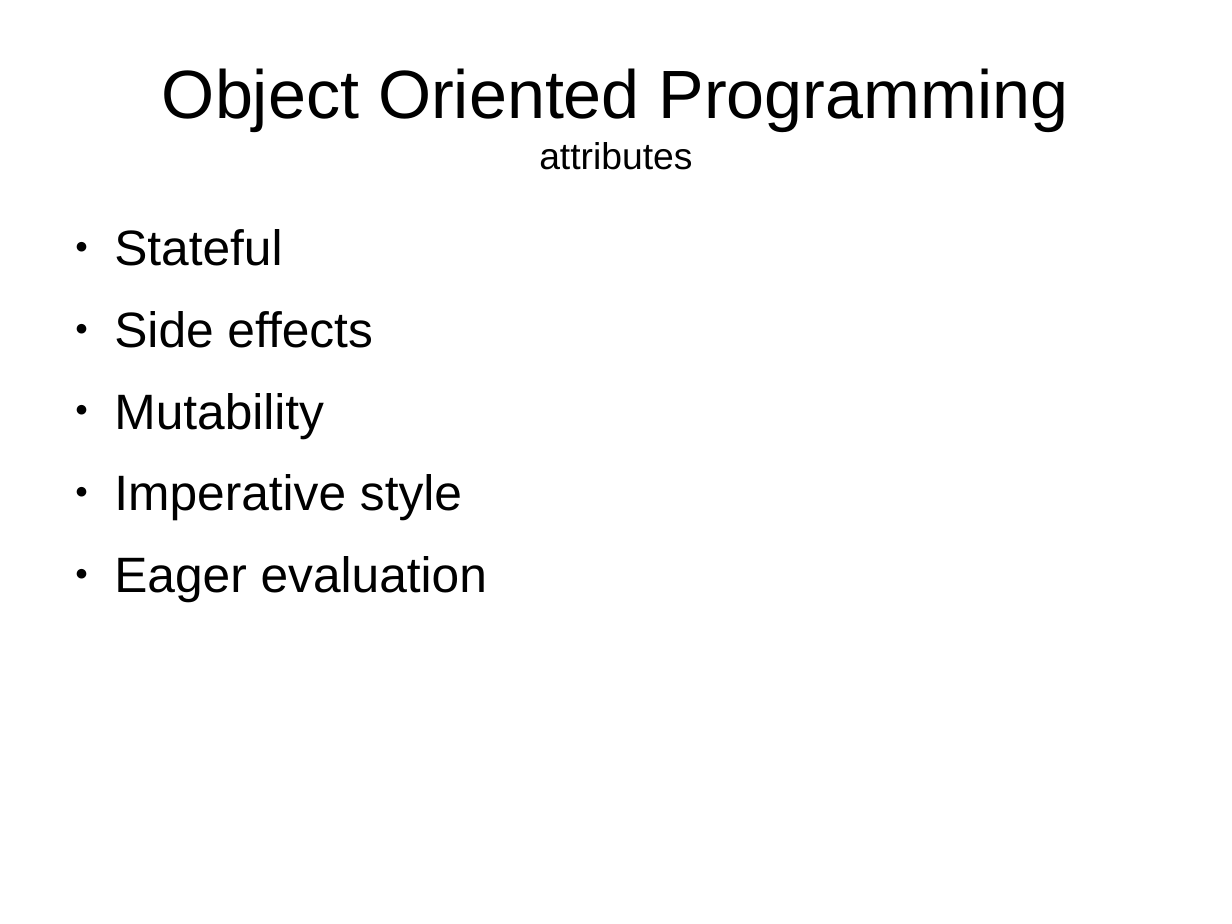
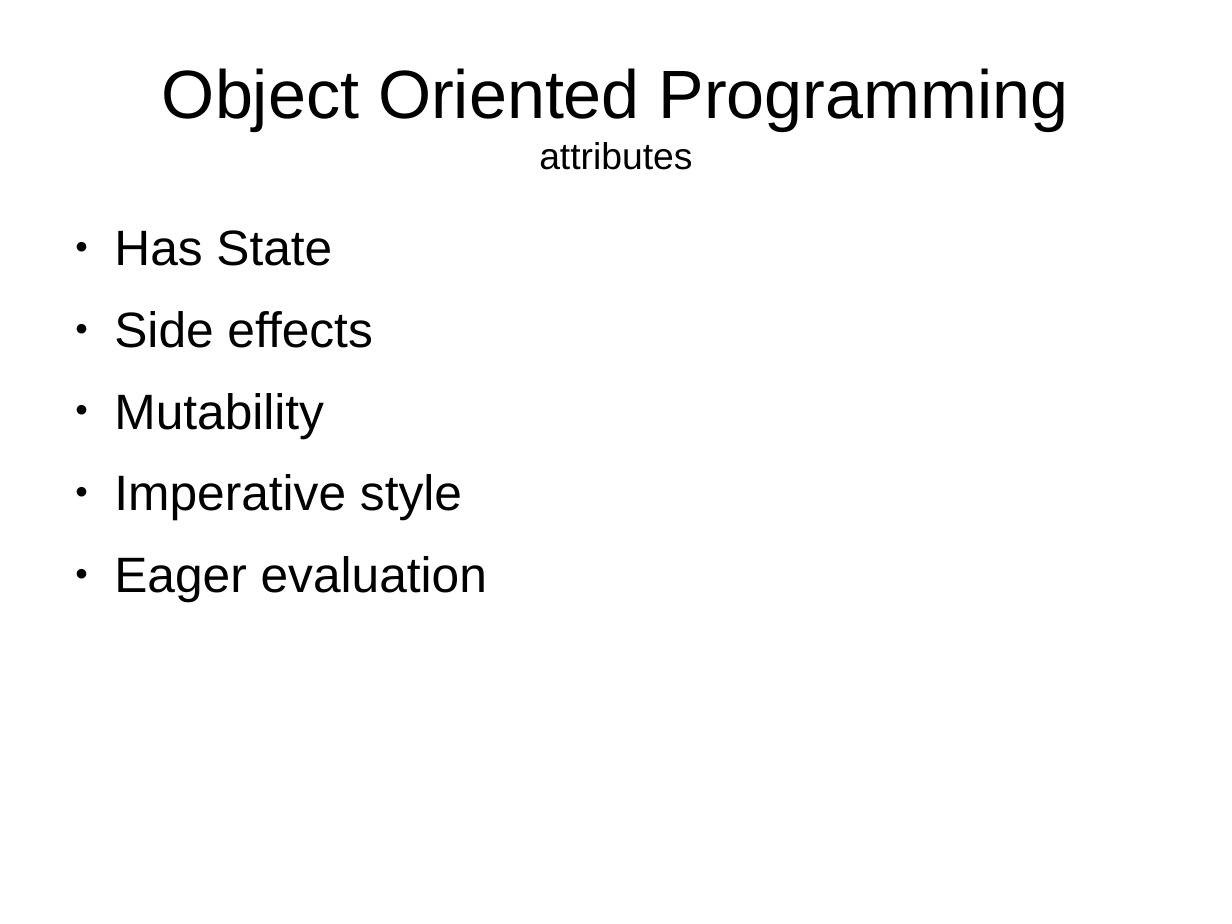
Before and after one commit to Koziolek/warsjawa_2014, a slide deck: slide 7 of beginning_fp/ch1.odp. Drawn at 1232x924 pixels with LibreOffice and Linux fonts; fonts in the diff are those of the drawing. Boxes give left, top, right and bottom in pixels: in the first picture for what was removed or moved away, otherwise in the second. Text is boxed around its words. In the diff, an @@ line names an element or a change of style, - is before the commit and + after.

```diff
--- a/beginning_fp/ch1.odp
+++ b/beginning_fp/ch1.odp
@@ text at (114, 230, 332, 266): text changed @@
-● Stateful
+● Has State
```
Also in this commit, not shown: 1 other slide changed, 8 other files.
